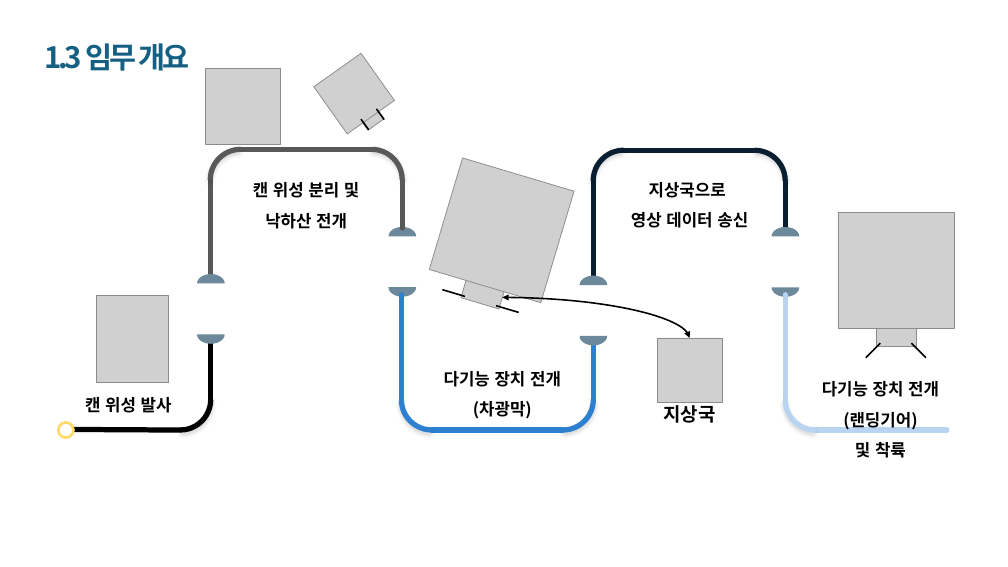
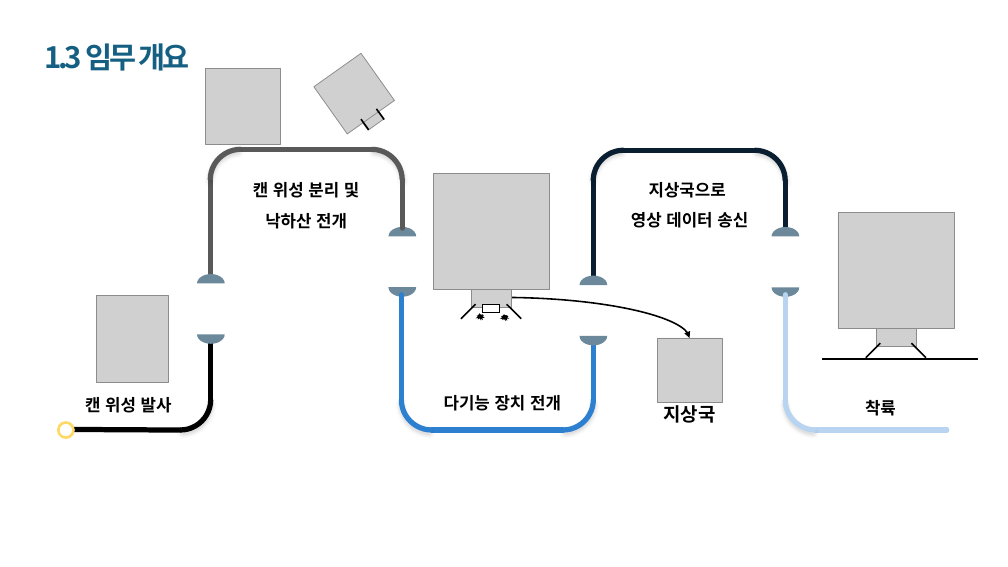
Before and after one commit to junseopkim-dev/HanaDulSAT, a slide deck: slide 6 of 하나둘SAT 중간.pptx. Drawn at 1008x567 pixels with LibreOffice and Linux fonts; fonts in the diff are those of the drawing; grey boxes stand for pictures. Boxes give left, top, right and bottom in pixels: in the first picture for what was removed or moved away, otherwise in the second. Text is boxed around its words. In the diff, an @@ line names an element or a change of style, - is before the commit and + after.

Commit message:
CDR 파트 1, 2 수정본
차광막 부분 수정

```diff
--- a/하나둘SAT 중간.pptx
+++ b/하나둘SAT 중간.pptx
@@ picture at [433,173,550,290]: rotation 16 to 0 degrees @@
@@ picture at [472,284,512,308]: rotation 16 to 0 degrees @@
@@ line moved from (442, 290) - (465, 296) to (461, 319) - (476, 304) @@
@@ irregular seal added at [479,315,482,318], fill #000000, outline #000000 1.5 pt @@
@@ cylinder added at [483,304,501,312], fill #FFFFFF, outline #000000 1 pt @@
@@ irregular seal added at [503,315,507,319], fill #000000, outline #000000 1.5 pt @@
@@ line moved from (496, 306) - (519, 312) to (522, 319) - (507, 304) @@
@@ line added from (823, 359) to (978, 359), #000000 1.5 pt @@
@@ text "다기능 장치 전개": place and size @@
-text "다기능 장치 전개" at [444,371,561,419]
+text "다기능 장치 전개" at [444,395,561,411]
@@ text at [473,401,532,419]: paragraph removed @@
-(차광막)
@@ text at [865,400,896,416]: text changed @@
-다기능 장치 전개
-(랜딩기어)
-및 착륙
+착륙
```
Also in this commit, not shown: 2 other slides changed.
